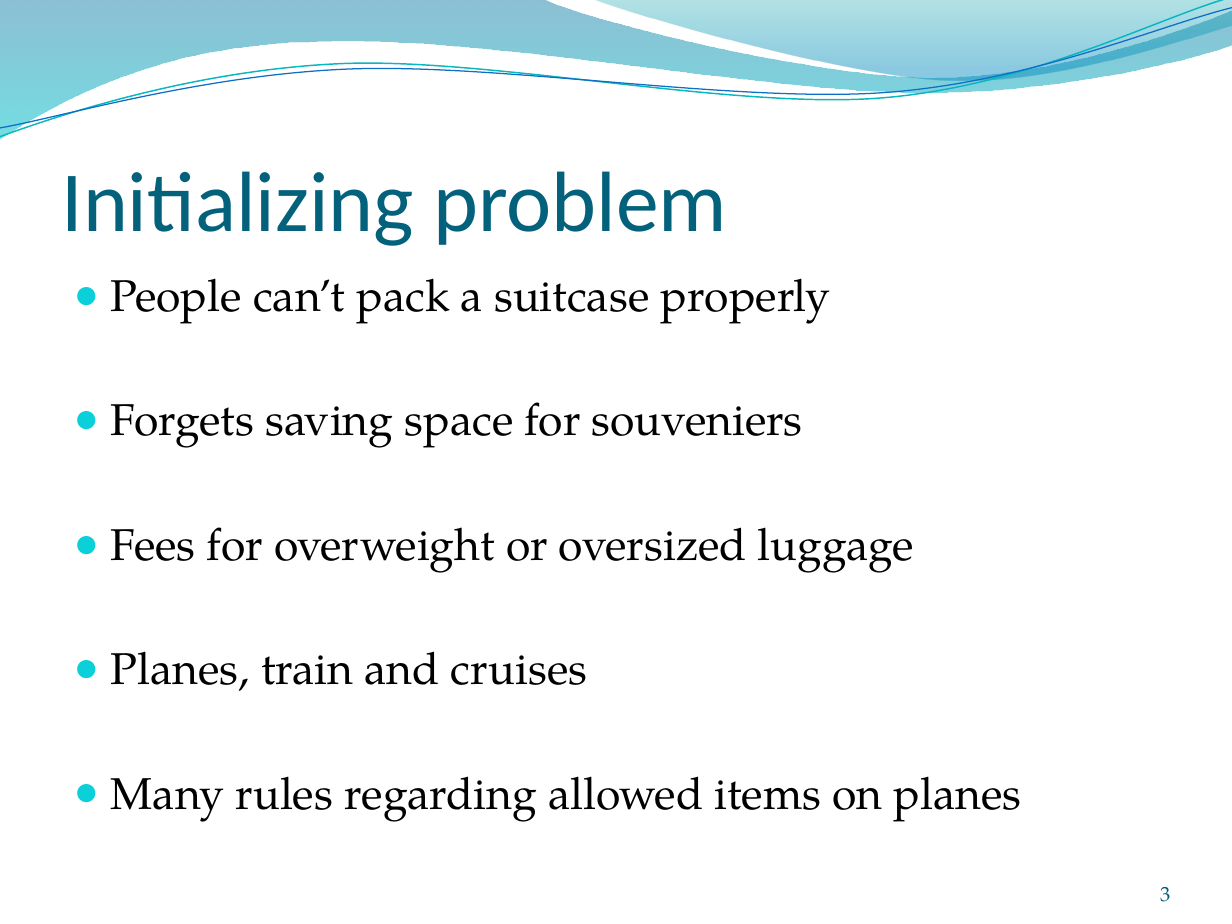
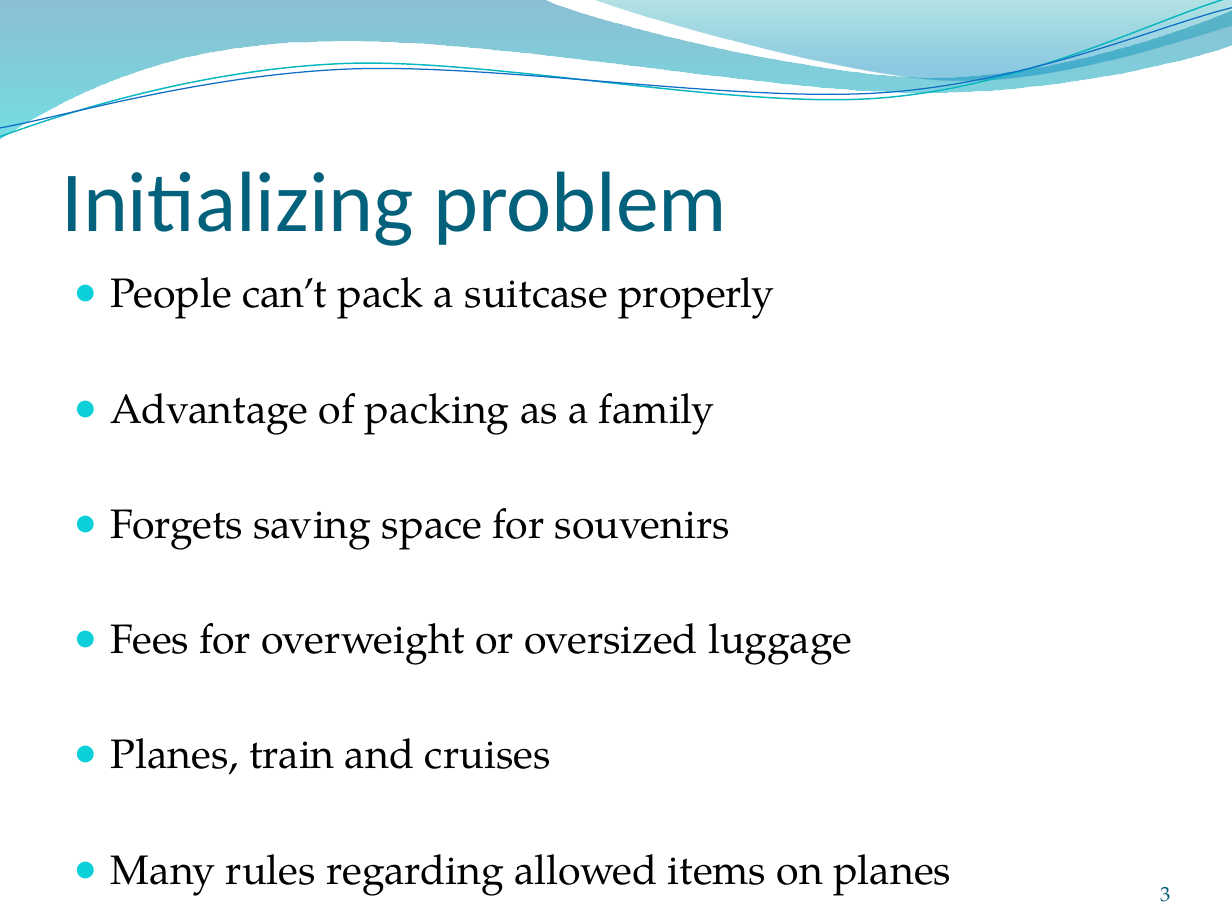
Before and after one commit to montelongoj/p2-b130-aau-2011, a slide deck: slide 3 of P2 project Bag Packer Program.pptx. Drawn at 1232x924 pixels with LibreOffice and Linux fonts; fonts in the diff are those of the drawing; background and template pictures are left out. Boxes give left, top, right and bottom in pixels: in the first picture for what was removed or moved away, otherwise in the second. Text is boxed around its words. In the diff, an @@ line names an element or a change of style, - is before the commit and + after.

```diff
--- a/P2 project Bag Packer Program.pptx
+++ b/P2 project Bag Packer Program.pptx
@@ text at (111,277,951,896): size 26 to 24.1 pt in "People can’t pack a suitcase properly", "Fees for overweight or oversized luggage", "Planes, train and cruises", "Many rules regarding allowed items on planes" @@
@@ text at (111,393,730,550): text changed; size 26 to 24.1 pt @@
-● Forgets saving space for souveniers
+● Advantage of packing as a family
+● Forgets saving space for souvenirs
```
